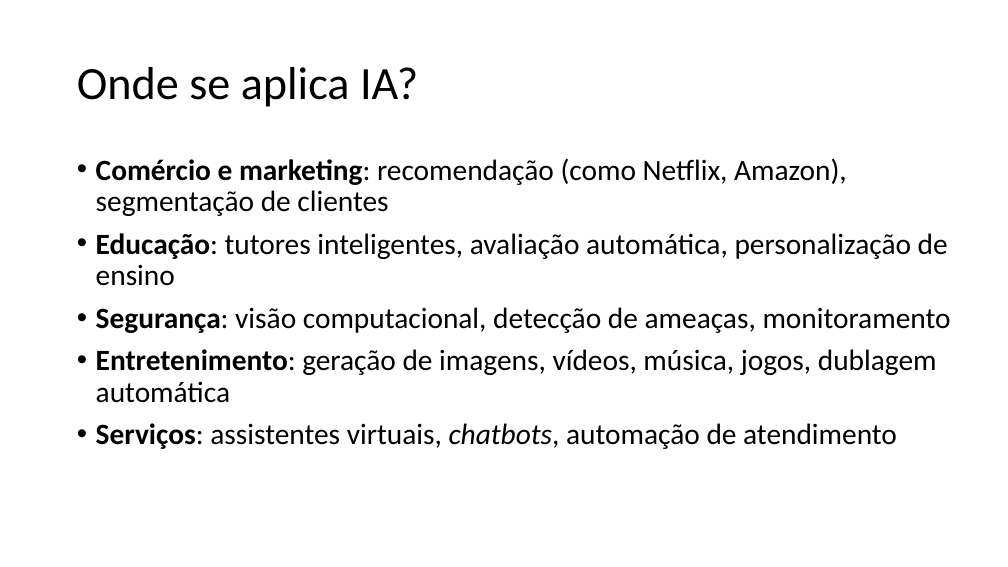
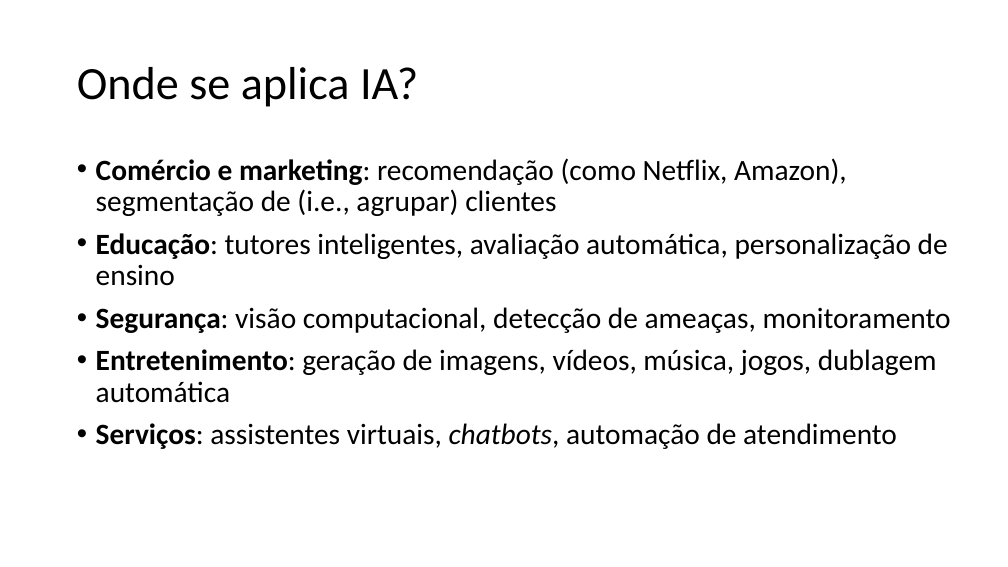
Before and after one commit to zz4fap/c24_inteligencia_artificial, a slide deck: slide 32 of slides/C24_Introdução.pptx. Drawn at 1008x567 pixels with LibreOffice and Linux fonts; fonts in the diff are those of the drawing. Boxes give left, top, right and bottom in pixels: in the first picture for what was removed or moved away, otherwise in the second. Text is boxed around its words. In the diff, an @@ line names an element or a change of style, - is before the commit and + after.

```diff
--- a/slides/C24_Introdução.pptx
+++ b/slides/C24_Introdução.pptx
@@ text at [96,158,847,216]: text changed @@
-• Comércio e marketing: recomendação (como Netflix, Amazon), segmentação de clientes
+• Comércio e marketing: recomendação (como Netflix, Amazon), segmentação de (i.e., agrupar) clientes
```
Also in this commit, not shown: 21 other slides changed, 1 slide added, 1 other file.
